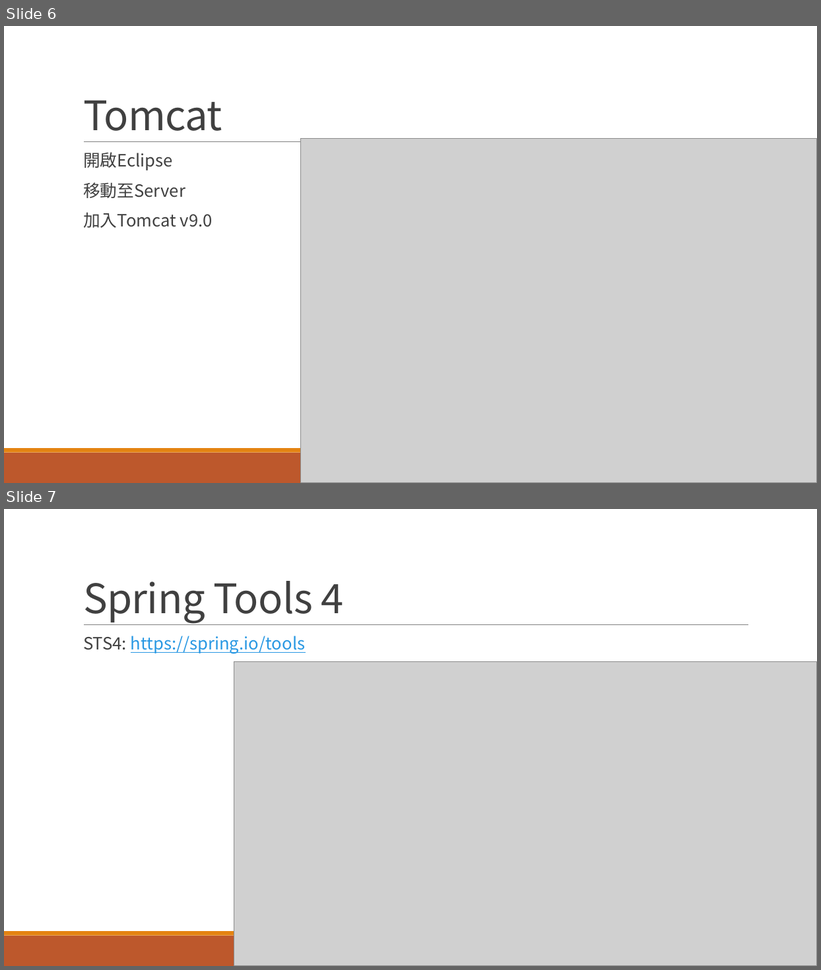
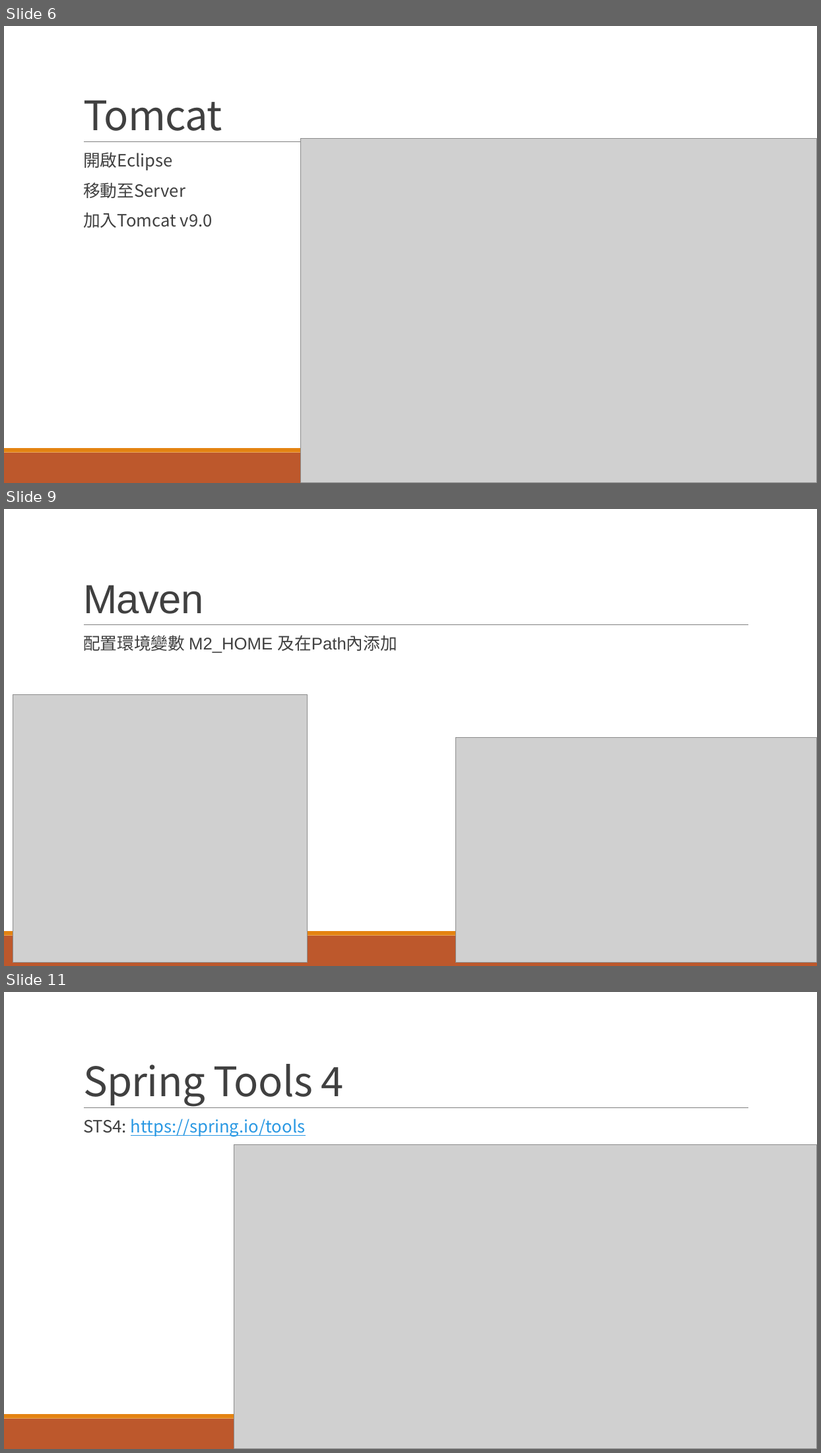
Before and after one commit to LinGaOscar/Java-Learning, a slide deck: doc/JAVA 課前環境配置.pptx. Shown one above the other, each under a label of ours: slides 6 and 7 before the commit, slides 6, 9 and 11 after it; the slides between them are not shown. The pictures are 821x970 and 821x1453 pixels, drawn with LibreOffice and Linux fonts; fonts in the diff are those of the drawing; grey boxes stand for pictures. Boxes give left, top, right and bottom in pixels: in the first picture for what was removed or moved away, otherwise in the second. Text is boxed around its words. In the diff, an @@ line names an element or a change of style, - is before the commit and + after.

```diff
--- a/doc/JAVA 課前環境配置.pptx
+++ b/doc/JAVA 課前環境配置.pptx
@@ slide 9 added at (x1=4, y1=509, x2=817, y2=966), background #FFFFFF; not listed: 3 template elements that a slide beside it also shows @@
@@ title added at (x1=83, y1=585, x2=203, y2=614), 48 pt, text #404040 @@
+Maven
@@ text added at (x1=83, y1=635, x2=397, y2=653), 20 pt, text #404040 @@
+  配置環境變數 M2_HOME 及在Path內添加
@@ picture added at (x1=13, y1=694, x2=307, y2=963) @@
@@ picture added at (x1=455, y1=738, x2=817, y2=963) @@
@@ what was slide 7 is now slide 11 @@
```
Also in this commit, not shown: 3 other slides added.
